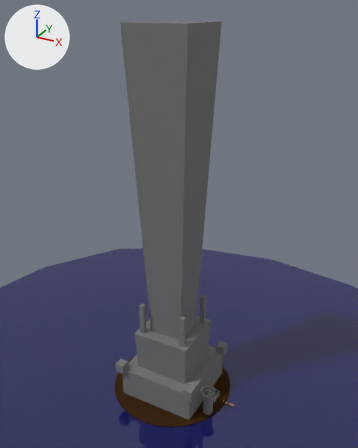
The Blender file assets/blends/level1.blend as it was, and as the next commit left it.
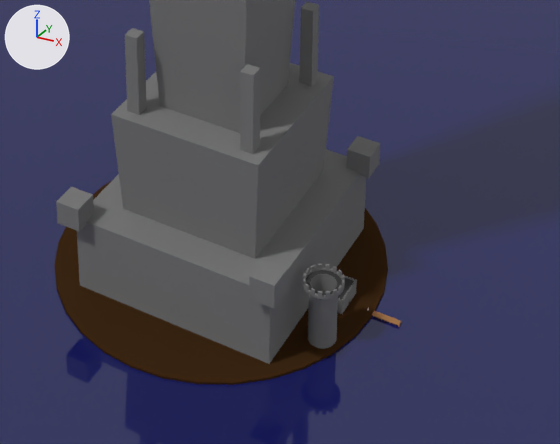
There are two pictures of each version: one whole from a 50 mm camera at (358.0, -626.0, 633.0) aimed at (11.0, 5.0, 317.0), one close up on the part from 27% to 81% of the width and 66% to 100% of the height. The lights are fixed; the arrows at upper left show +X, +Y and +Z.

The scene before the commit, as lines of its bpy script (objects in view):
```python
me_cube_007 = bpy.data.meshes.new('Cube.007')
me_cube_007.from_pydata([(-45.5, -45.5, -36.8), (-49.3, -49.3, 36.8), (-45.5, 45.5, -36.8), (-49.3, 49.3, 36.8), (45.5, -45.5, -36.8), (49.3, -49.3, 36.8), (45.5, 45.5, -36.8), (49.3, 49.3, 36.8)], [], [(0, 1, 3, 2), (2, 3, 7, 6), (6, 7, 5, 4), (4, 5, 1, 0), (2, 6, 4, 0), (7, 3, 1, 5)])
me_cube_007.materials.append(mat_grey)  # grey #7a7a7a
me_cube_010 = bpy.data.meshes.new('Cube.010')
me_cube_010.from_pydata(...)  # a box spanning x -7.9..7.9, y -7.9..7.9, z -8.1..8.1
me_cube_010.materials.append(mat_grey)  # grey #7a7a7a
me_cylinder_004 = bpy.data.meshes.new('Cylinder.004')
me_cylinder_004.from_pydata(...)  # 362 vertices, 296 faces; spans x -12.1..12.1, y -12.1..12.1, z -21.8..26.9
me_cylinder_004.polygons.foreach_set('use_smooth', [True] * 296)
# faces by material slot: [292, 4]
me_cylinder_004.materials.append(mat_grey)  # grey #7a7a7a
me_cylinder_004.materials.append(mat_dark_grey)  # black #3d3d3d
ob_big_col_001 = bpy.data.objects.new('big-col.001', me_cube_007)
ob_big_col_001.location = (3.0, 0.0, 86.4)
ob_big_col_004 = bpy.data.objects.new('big-col.004', me_cube_010)
ob_big_col_004.location = (68.2, -66.0, 58.7)
ob_tower_col = bpy.data.objects.new('Tower-col', me_cylinder_004)
ob_tower_col.location = (87.3, -33.2, 18.3)
ob_tower_col.rotation_euler = (0.0, 0.0, 1.139)  # degrees (0, 0, 65)
# also in view: 'big-col.007' at (41.0, 37.0, 149.0); 'island-col' at (0.0, 0.0, -1.0); 'big-col' at (3.0, 0.0, 26.0); 'Plane' at (0.0, 0.0, -2.0); 'big-col.009' at (-35.0, -38.0, 149.0)
```
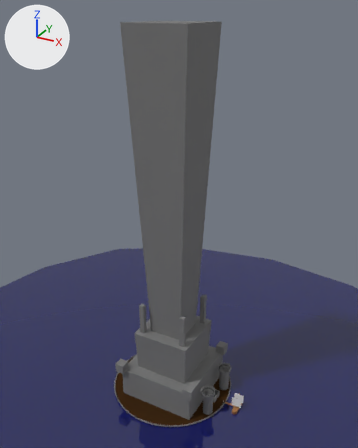
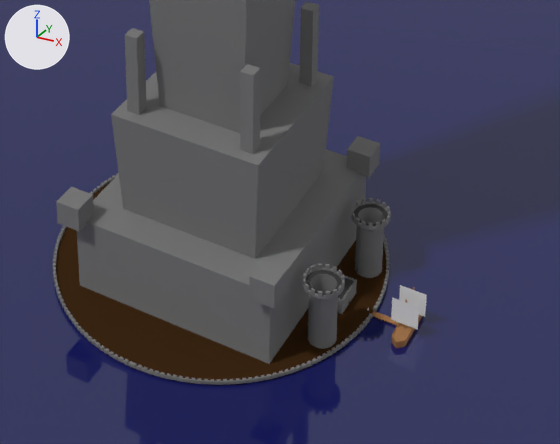
Pixel boxes [x1, y1, x2, y2] of what changed, in the close-ups (560 x 444 px):
'outer wall', added
    after: [53, 173, 390, 385]
'Tower-col.001', added
    after: [351, 198, 391, 278]
    faces in mat_grey (grey #7a7a7a): [351, 198, 391, 278]
    faces in mat_dark_grey (black #3d3d3d): [354, 204, 388, 273]
'boat', added
    after: [391, 285, 427, 348]
    faces in mat_material (white #e7e7e7): [391, 285, 427, 330]
    faces in mat_wood (brown #a5774d): [391, 287, 423, 348]

Edits to the bpy script that builds the scene:
```text
Add me_cube_018:
    me_cube_018.from_pydata(...)  # 74 vertices, 58 faces; spans x -1.92..1.92, y -1.27..1.09, z -1.16..5.78
    me_cube_018.polygons.foreach_set('use_smooth', [True] * 58)
    # faces by material slot: [56, 2]
    me_cube_018.materials.append(mat_wood)  # brown #a5774d
    me_cube_018.materials.append(mat_material)  # white #e7e7e7
Add me_cube_017:
    me_cube_017.from_pydata(...)  # 2920 vertices, 2190 faces; spans x -256.0..-250.0, y -108.0..105.0, z -212.0..1.0
    me_cube_017.materials.append(mat_grey)  # grey #7a7a7a
Add ob_boat:
    ob_boat = bpy.data.objects.new('boat', me_cube_018)
    ob_boat.location = (128.3, -0.3, -1.0)
    ob_boat.scale = (4.43, 14.5, 4.43)
    _m = ob_boat.modifiers.new('Triangulate', 'TRIANGULATE')
    _m.quad_method = 'LONGEST_DIAGONAL'
Add ob_tower_col_001:
    ob_tower_col_001 = bpy.data.objects.new('Tower-col.001', me_cylinder_004.copy())  # the mesh of ob_tower_col
    ob_tower_col_001.location = (87.3, 33.7, 18.3)
    ob_tower_col_001.rotation_euler = (0.0, 0.0, 2.468)  # degrees (0, 0, 141)
Add ob_outer_wall:
    ob_outer_wall = bpy.data.objects.new('outer wall', me_cube_017)
    ob_outer_wall.location = (105.6, 1.6, -115.5)
    ob_outer_wall.rotation_euler = (0.0, 1.571, 0.0)  # degrees (0, 90, 0)
    ob_outer_wall.scale = (0.458, 1.0, 1.0)
```
